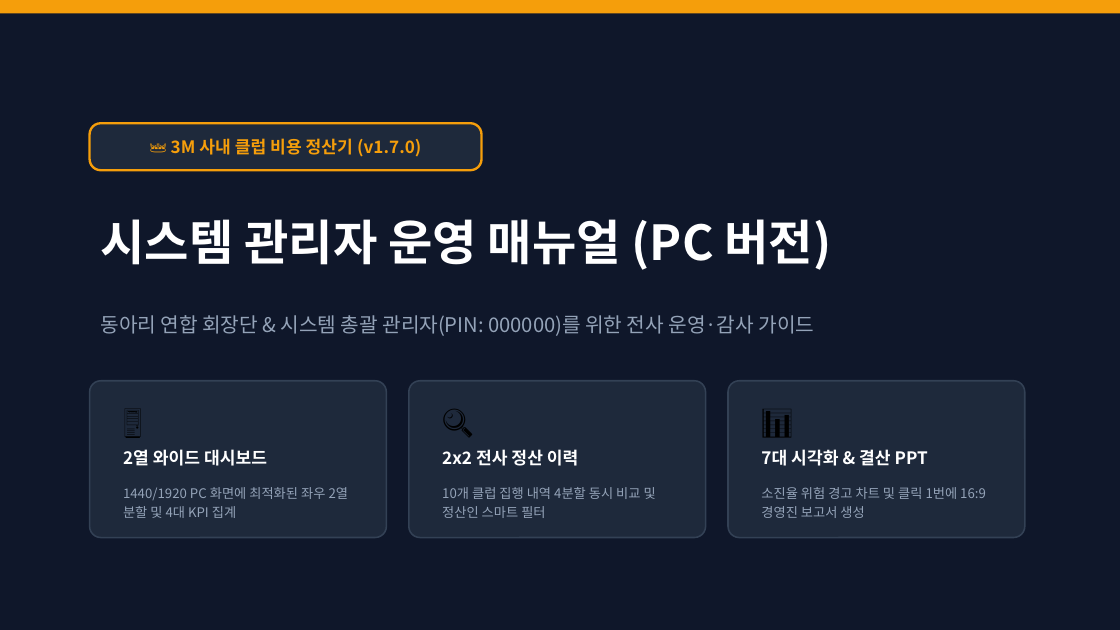
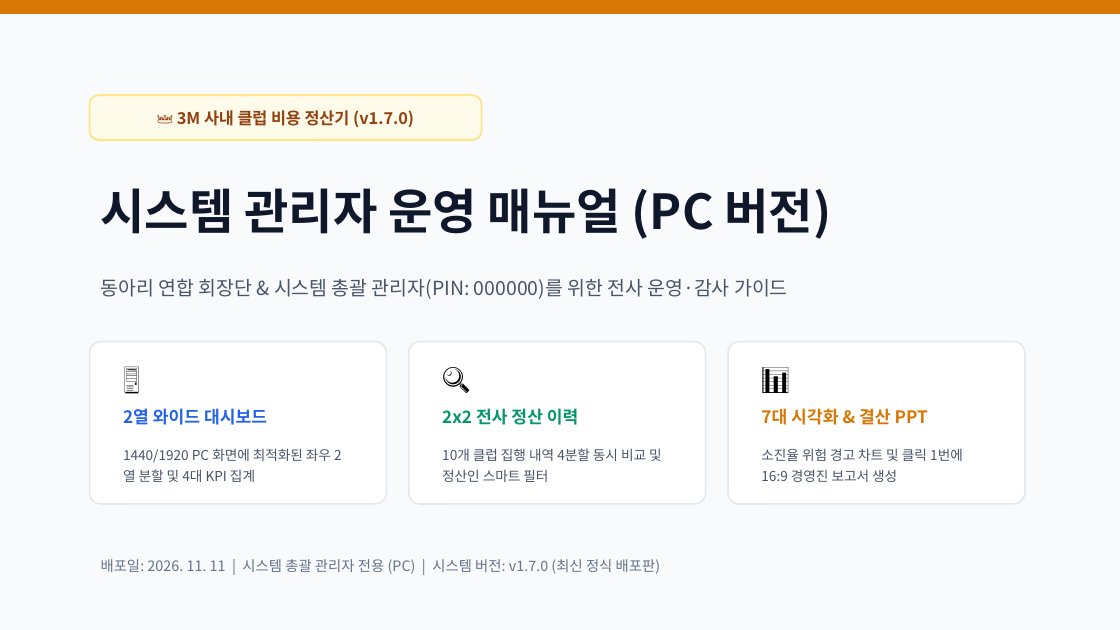
Before and after one commit to gochujangs33-dot/Club-expense, a slide deck: slide 1 of 3M_사내_클럽_비용_정산_시스템_관리자_매뉴얼(PC).pptx. Drawn at 1120x630 pixels with LibreOffice and Linux fonts; fonts in the diff are those of the drawing. Boxes give left, top, right and bottom in pixels: in the first picture for what was removed or moved away, otherwise in the second. Text is boxed around its words. In the diff, an @@ line names an element or a change of style, - is before the commit and + after.

Commit message:
v1.7.0: 사용자/관리자 매뉴얼 PPTX 첫 페이지(표지) 라이트 테마 통일 및 문서 규칙 반영

```diff
--- a/3M_사내_클럽_비용_정산_시스템_관리자_매뉴얼(PC).pptx
+++ b/3M_사내_클럽_비용_정산_시스템_관리자_매뉴얼(PC).pptx
@@ rectangle at (0, 0, 1120, 629): fill #0F172A to #F8FAFC; outline none to #F8FAFC 1 pt @@
@@ rectangle at (0, 0, 1120, 13): fill #F59E0B to #D97706; outline none to #D97706 1 pt @@
@@ text "👑 3M 사내 클럽 비용 ...": place and size @@
-text "👑 3M 사내 클럽 비용 ..." at (171, 138, 421, 157)
+text "👑 3M 사내 클럽 비용 ..." at (177, 107, 414, 129)
@@ rounded rectangle: place and size @@
-rounded rectangle at (90, 123, 482, 170)
+rounded rectangle at (90, 95, 482, 140)
@@ text "👑 3M 사내 클럽 비용 ..." at (177, 107, 414, 129): size 11 to 10.5 pt, text colour #F59E0B to #92400E @@
@@ rounded rectangle at (90, 95, 482, 140): fill #1E293B to #FFFBEB; outline #F59E0B 1.5 pt to #FDE68A 1.2 pt; proportions changed @@
@@ text "시스템 관리자 운영 매뉴얼 (PC ...": place and size @@
-text "시스템 관리자 운영 매뉴얼 (PC ..." at (101, 219, 832, 270)
+text "시스템 관리자 운영 매뉴얼 (PC ..." at (101, 188, 832, 239)
@@ text "시스템 관리자 운영 매뉴얼 (PC ..." at (101, 188, 832, 239): text colour #FFFFFF to #0F172A @@
@@ text "동아리 연합 회장단 & 시스템 ...": place and size @@
-text "동아리 연합 회장단 & 시스템 ..." at (101, 315, 815, 336)
+text "동아리 연합 회장단 & 시스템 ..." at (101, 278, 788, 299)
@@ text "동아리 연합 회장단 & 시스템 ..." at (101, 278, 788, 299): size 13 to 12.5 pt, text colour #94A3B8 to #475569 @@
@@ rounded rectangle: place and size @@
-rounded rectangle at (90, 381, 386, 538)
+rounded rectangle at (90, 342, 386, 504)
@@ rounded rectangle: place and size @@
-rounded rectangle at (409, 381, 706, 538)
+rounded rectangle at (409, 342, 706, 504)
@@ fill #1E293B to #FFFFFF; outline #334155 1 pt to #E2E8F0 1 pt; proportions changed in 3 elements at (90, 342, 386, 504), (409, 342, 706, 504), (728, 342, 1025, 504) @@
@@ rounded rectangle: place and size @@
-rounded rectangle at (728, 381, 1025, 538)
+rounded rectangle at (728, 342, 1025, 504)
@@ 6 texts: place and size @@
-6 texts at (112, 398, 928, 466)
+6 texts at (112, 356, 928, 425)
@@ size 20 to 18 pt in 3 elements at (112, 356, 168, 399), (431, 356, 487, 399), (750, 356, 806, 399) @@
@@ text "2열 와이드 대시보드" at (123, 408, 267, 425): text colour #FFFFFF to #2563EB @@
@@ text "2x2 전사 정산 이력" at (442, 408, 579, 425): text colour #FFFFFF to #059669 @@
@@ text "7대 시각화 & 결산 PPT" at (761, 408, 928, 425): text colour #FFFFFF to #D97706 @@
@@ text "1440/1920 PC 화면에 최적화된 좌우 ...": place and size @@
-text "1440/1920 PC 화면에 최적화된 좌우 ..." at (123, 487, 349, 518)
+text "1440/1920 PC 화면에 최적화된 좌우 ..." at (123, 448, 331, 482)
@@ text "10개 클럽 집행 내역 4분할 ...": place and size @@
-text "10개 클럽 집행 내역 4분할 ..." at (442, 487, 656, 518)
+text "10개 클럽 집행 내역 4분할 ..." at (442, 448, 662, 482)
@@ size 8.5 to 8.8 pt, text colour #94A3B8 to #475569; line spacing 12pt to 13pt in 3 elements at (123, 448, 331, 482), (442, 448, 662, 482), (761, 448, 963, 482) @@
@@ text "소진율 위험 경고 차트 및 ...": place and size @@
-text "소진율 위험 경고 차트 및 ..." at (761, 487, 986, 518)
+text "소진율 위험 경고 차트 및 ..." at (761, 448, 963, 482)
@@ text added at (101, 559, 661, 574), 9.2 pt, text #64748B @@
+배포일: 2026. 11. 11 | 시스템 총괄 관리자 전용 (PC) | 시스템 버전: v1.7.0 (최신 정식 배포판)
```
Also in this commit, not shown: 4 other files.
